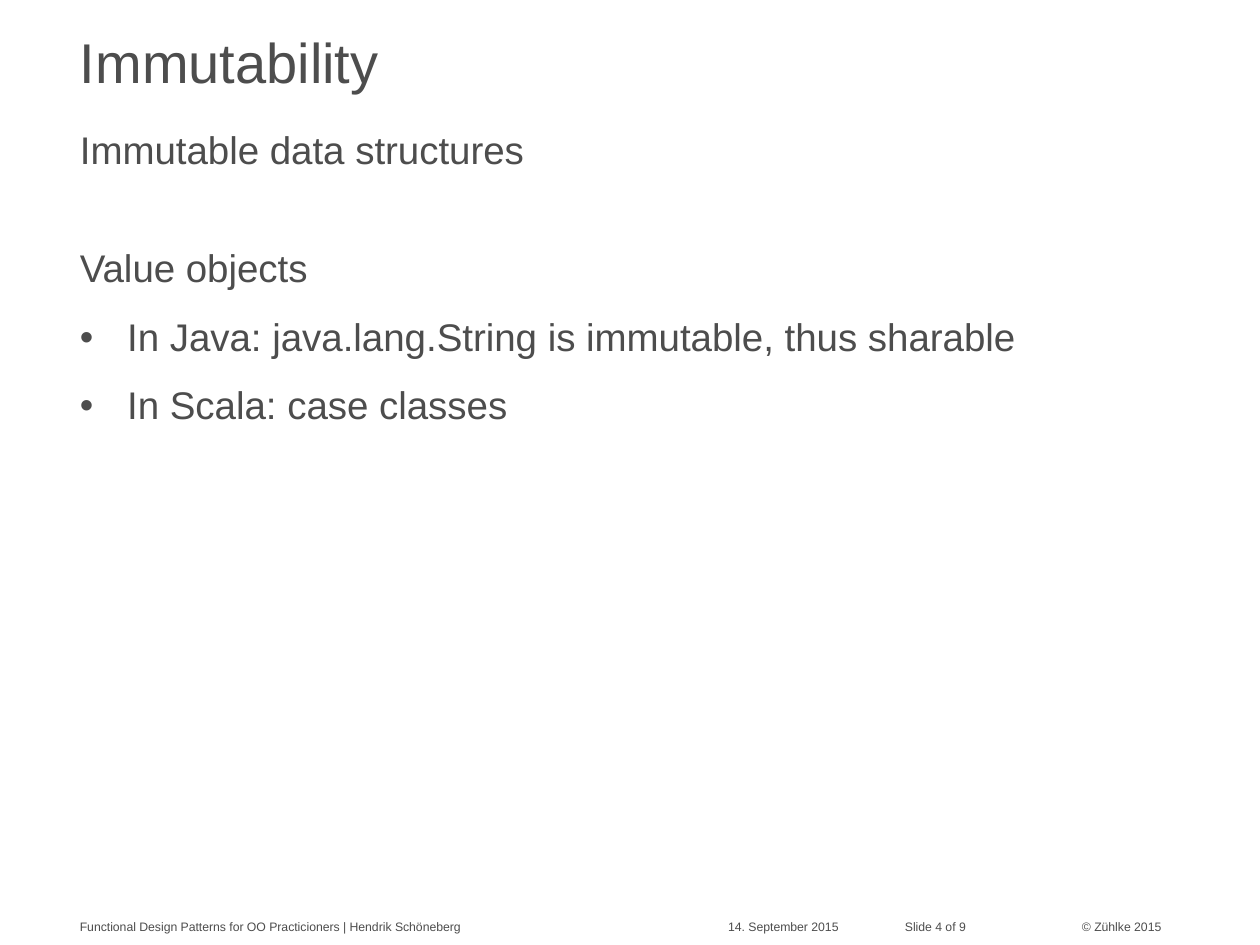
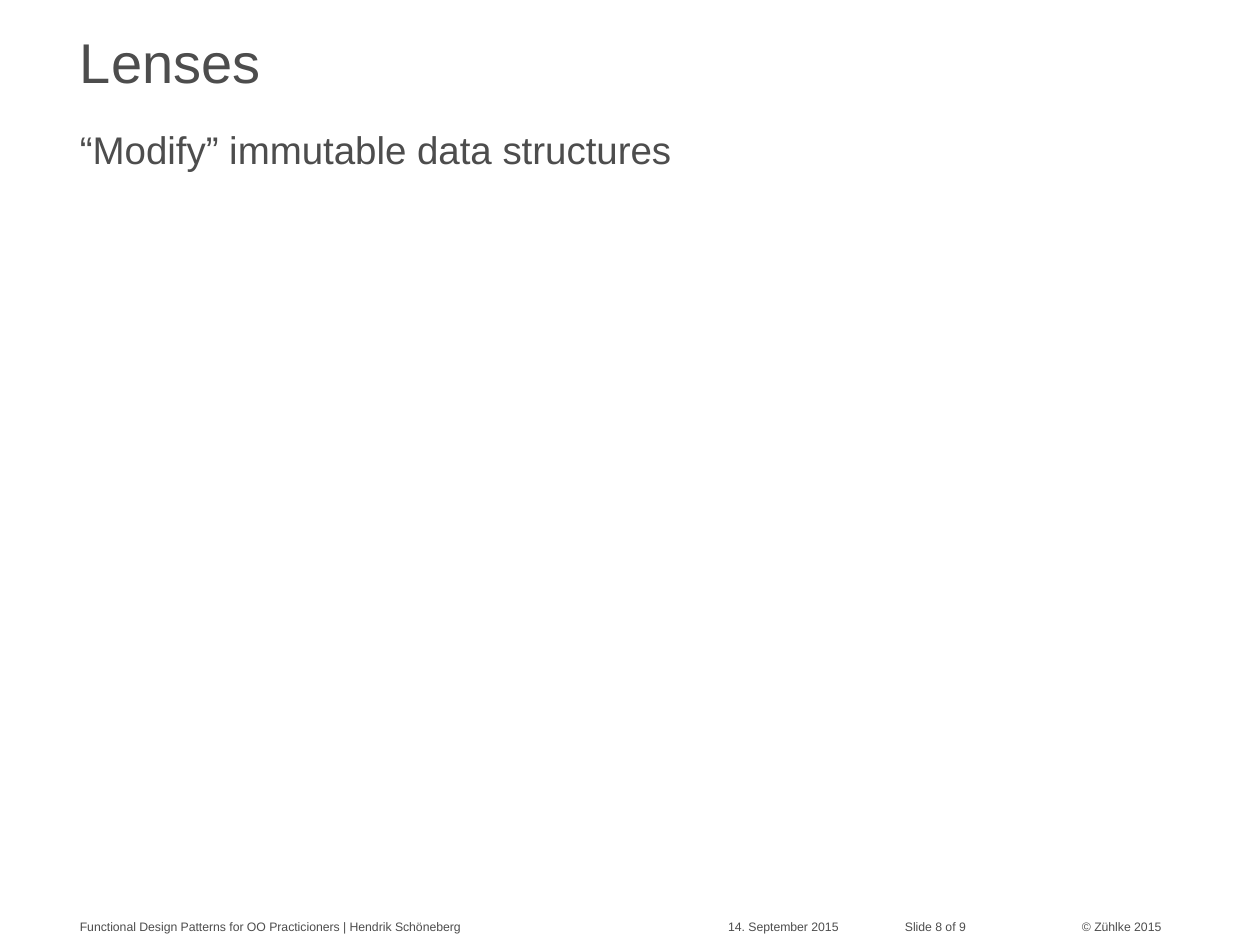
Before and after one commit to aax/zdays-fp-patterns, a slide deck: slide 8 of hesc_slides.pptx (slide 4 before the commit). Drawn at 1260x945 pixels with LibreOffice and Linux fonts; fonts in the diff are those of the drawing; background and template pictures are left out. Boxes give left, top, right and bottom in pixels: in the first picture for what was removed or moved away, otherwise in the second. Text is boxed around its words. In the diff, an @@ line names an element or a change of style, - is before the commit and + after.

Commit message:
added scala worksheets

```diff
--- a/hesc_slides.pptx
+++ b/hesc_slides.pptx
@@ title at [80, 44, 261, 84]: text changed @@
-Immutability
+Lenses
@@ text at [80, 136, 672, 172]: text changed @@
-Immutable data structures
+“Modify” immutable data structures
@@ text removed at [80, 254, 1015, 420] @@
-Value objects
-• In Java: java.lang.String is immutable, thus sharable
-• In Scala: case classes
@@ text at [905, 922, 966, 931]: text changed @@
-Slide 4 of 9
+Slide 8 of 9
```
Also in this commit, not shown: 5 other slides changed, 5 other files.
